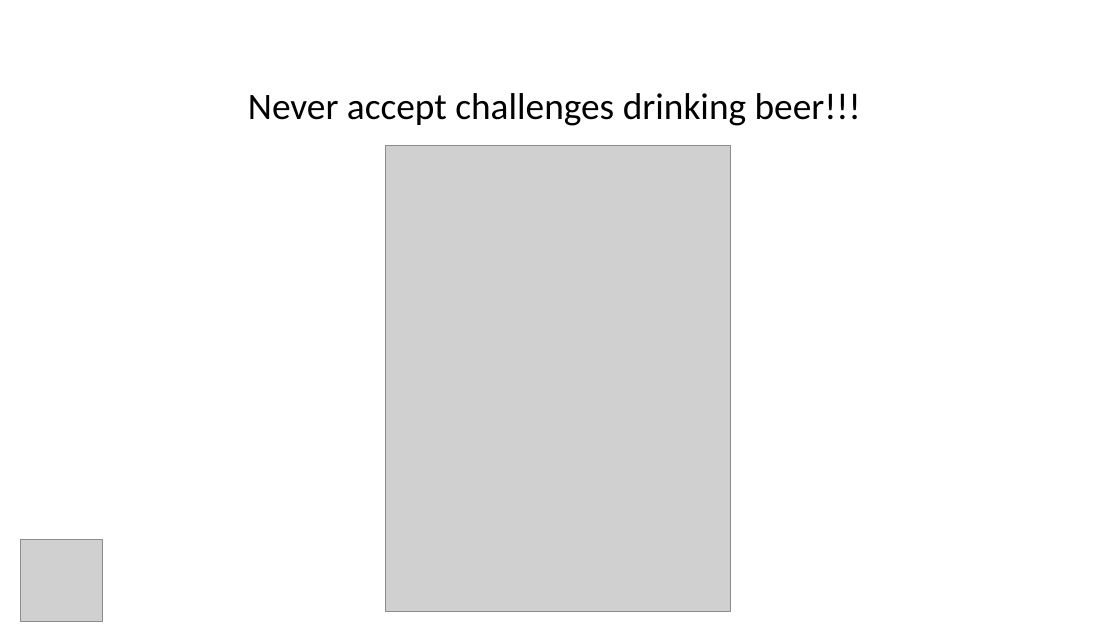
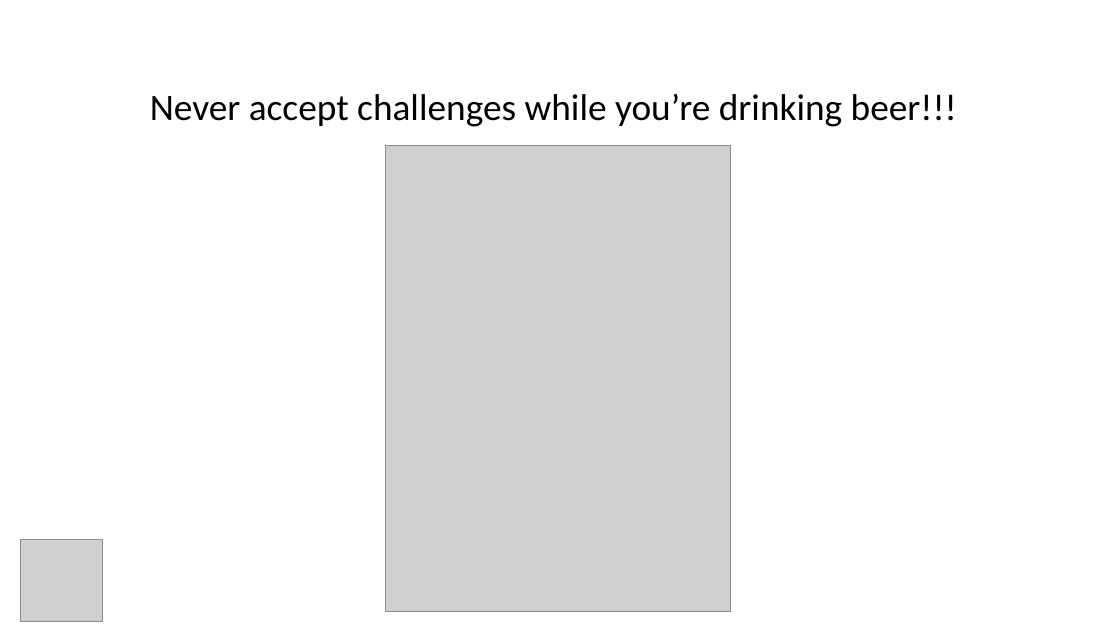
Before and after one commit to dacacioa/appu-slides, a slide deck: slide 5 of appu.pptx. Drawn at 1120x630 pixels with LibreOffice and Linux fonts; fonts in the diff are those of the drawing; grey boxes stand for pictures. Boxes give left, top, right and bottom in pixels: in the first picture for what was removed or moved away, otherwise in the second. Text is boxed around its words. In the diff, an @@ line names an element or a change of style, - is before the commit and + after.

Commit message:
Minors fixes

```diff
--- a/appu.pptx
+++ b/appu.pptx
@@ text at [150, 94, 957, 127]: text changed @@
-Never accept challenges drinking beer!!!
+Never accept challenges while you’re drinking beer!!!
```
